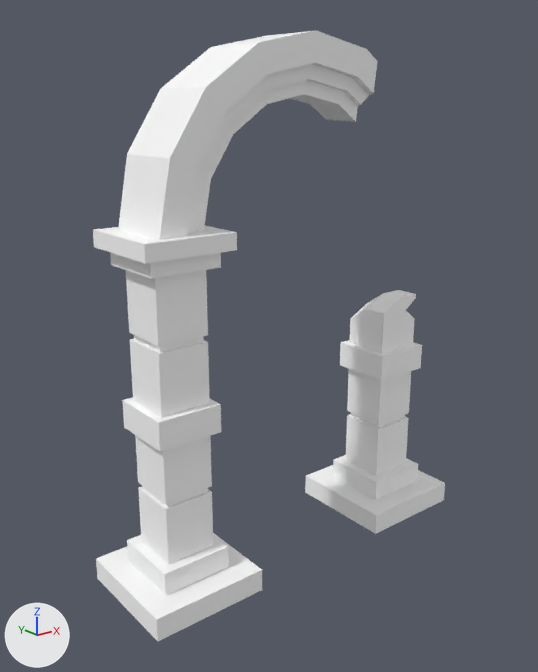
The glTF model assets/synty/simple_fantasy/models/SF_Prop_Archway_02.glb as it was, and as the next commit left it.
The view is the same before and after, from a 50 mm lens placed at (-0.0655, -0.0775, 0.0642), pointed at (-0.0028, 0.0008, 0.0328). Arrows for +X, +Y and +Z are at lower left; the lights stay in place.

The older version as bpy lines, for what is in view:
```python
mat_lambert660 = principled_material('lambert660')
mat_lambert660.base_color = (1.0, 1.0, 1.0)  # white #ffffff
mat_lambert660.roughness = 0.553
me_mesh = bpy.data.meshes.new('Mesh')
me_mesh.from_pydata(...)  # 238 vertices, 464 faces; spans x -0.34..-0.2843, y -0.1532..-0.1366, z 0.0..0.0725
me_mesh.materials.append(mat_lambert660)  # white #ffffff
ob_sf_prop_archway_02 = bpy.data.objects.new('SF_Prop_Archway_02', me_mesh)
ob_sf_prop_archway_02.location = (0.3122, 0.1449, 0.0)
```
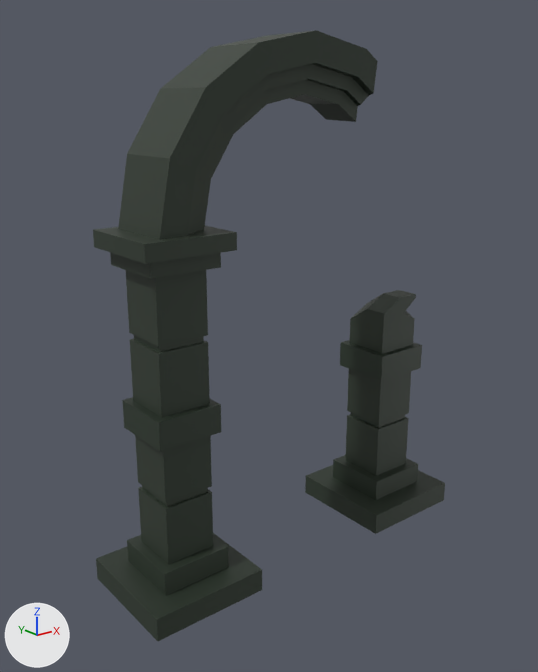
Pixel boxes [x1, y1, x2, y2] of what changed, in the pictures (538 x 672 px):
'SF_Prop_Archway_02', surface changed (white to black): [93, 30, 445, 641] in both

The edits, one by one:
Picture 'Undead_Footman_01' (img_undead_footman_01) is new.
In material 'lambert660' (mat_lambert660), base_color is no longer (1.0, 1.0, 1.0), white #ffffff.
In material 'lambert660' (mat_lambert660), texture is now set to img_undead_footman_01.
